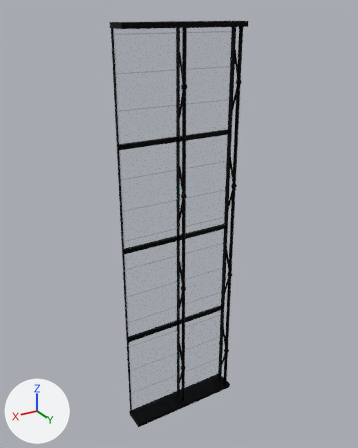
One commit to the glTF model godot/assets/models/tt_curtain_wall_panel.glb: the scene before it, then after it.
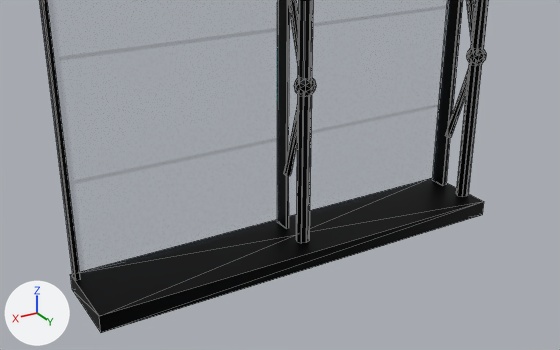
Each version appears first whole from a camera (50 mm lens) standing at (7.66, 12.56, 13.57) and looking at (-0.02, -0.25, 7.17), and next in a close-up from a camera (50 mm lens) standing at (3.42, 5.38, 3.48) and looking at (1.24, 1.75, 1.66). The axes (+X, +Y, +Z) are drawn at lower left. The lights are the same throughout. The first two pictures are the older version. The close-ups show mesh edges as thin lines. Objects named as collision shapes, trigger or cutter boxes, shadow casters or lower levels of detail are left out. Vertices at exactly the same position are counted once.

Before the edit, the objects in view are built like this:
```python
me_end_jamb = bpy.data.meshes.new('End_Jamb')
me_end_jamb.from_pydata(...)  # 10 vertices, 16 faces; spans x 1.97..2.01, y -0.32..-0.25, z 0.15..13.15
me_end_jamb.materials.append(mat_tt_gunmetal)
me_fin_branch = bpy.data.meshes.new('Fin_Branch')
me_fin_branch.from_pydata(...)  # 608 vertices, 1120 faces; spans x -2.02..0.11, y -0.31..0.21, z 0.15..13.15
me_fin_branch.materials.append(mat_tt_gunmetal)
me_sill_track = bpy.data.meshes.new('Sill_Track')
me_sill_track.from_pydata(...)  # 10 vertices, 16 faces; spans x -1.98..2.02, y -0.37..0.37, z 0.0..0.15
me_sill_track.materials.append(mat_tt_gunmetal)
ob_end_jamb = bpy.data.objects.new('End_Jamb', me_end_jamb)
ob_end_jamb.location = (0.0, 0.0, 0.0)
ob_fin_branch = bpy.data.objects.new('Fin_Branch', me_fin_branch)
ob_fin_branch.location = (0.0, 0.0, 0.0)
ob_sill_track = bpy.data.objects.new('Sill_Track', me_sill_track)
ob_sill_track.location = (0.0, 0.0, 0.0)
```
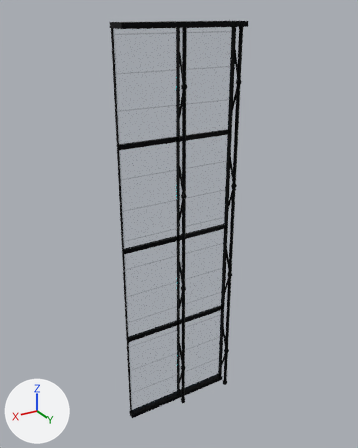
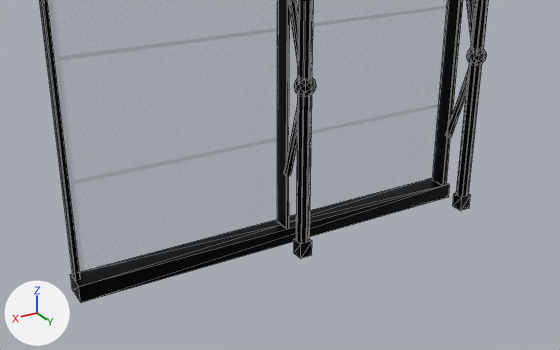
Boxes (x1, y1, x2, y2) around the edits, measured in the close-ups (560 x 350 px):
'Sill_Track', moved, rescaled (8% narrower, 20% shorter)
    before: (70, 178, 484, 333)
    after: (70, 178, 450, 302)
'Fin_Branch', reshaped
    before: (277, 0, 489, 243)
    after: (277, 0, 489, 259)
part 2 of me_fin_branch, cut back (mostly hidden before)
    before: (290, 0, 299, 175)
    after: (290, 0, 471, 259)

Patch to the scene script:
```diff
--- a/godot/assets/models/tt_curtain_wall_panel.glb.py
+++ b/godot/assets/models/tt_curtain_wall_panel.glb.py
@@ me_sill_track @@
 # used by ob_sill_track; location = (0.0, 0.0, 0.0)
-me_sill_track.from_pydata(...)  # 10 vertices, 16 faces; spans x -1.98..2.02, y -0.37..0.37, z 0.0..0.15
+me_sill_track.from_pydata(...)  # 10 vertices, 16 faces; spans x -1.98..2.02, y -0.37..-0.14, z 0.0..0.15
+# me_sill_track part 1: the whole mesh is scaled about its middle by (1, 0.315, 1), then moved by (0.0, -0.25, 0.0)
 me_sill_track.materials.append(mat_tt_gunmetal)
@@ me_fin_branch @@
 # used by ob_fin_branch; location = (0.0, 0.0, 0.0)
-me_fin_branch.from_pydata(...)  # 608 vertices, 1120 faces; spans x -2.02..0.11, y -0.31..0.21, z 0.15..13.15
+me_fin_branch.from_pydata(...)  # 628 vertices, 1152 faces; spans x -2.02..0.11, y -0.31..0.21, z 0.0..13.15
+# me_fin_branch part 2
+# 10 faces are deleted
+# 12 vertices are added at x -1.98..0.02, y 0.05..0.17, z 0.0..0.15
+# 8 new vertices lie (0.12, 0.0, 0.0) away from vertices in x -1.98..-0.04, y 0.05..0.17, z 0.0..0.15
+# 42 new faces join them
+# other edits to the shape of me_fin_branch do not show in these pictures
 me_fin_branch.materials.append(mat_tt_gunmetal)
```
